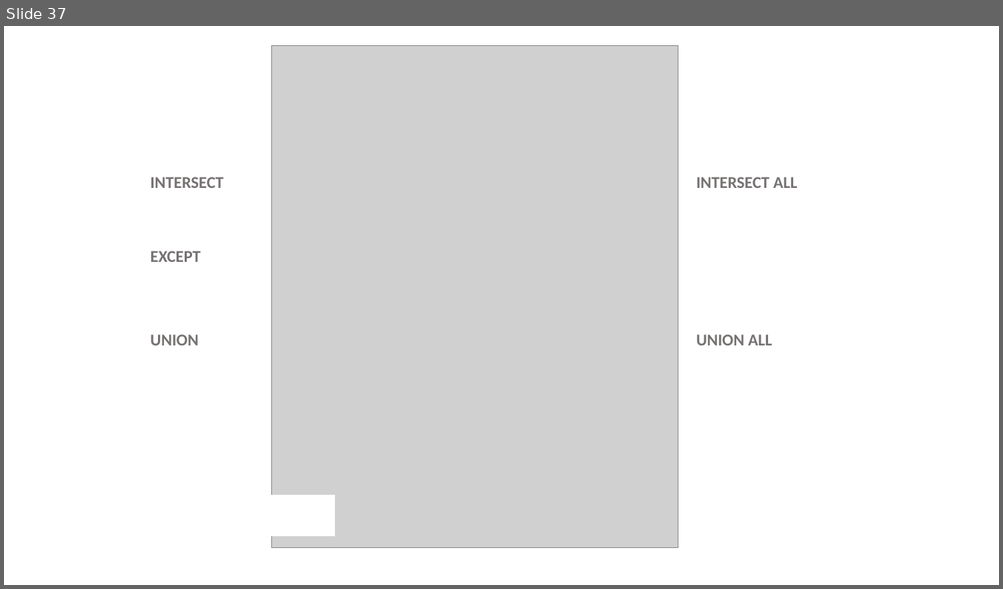
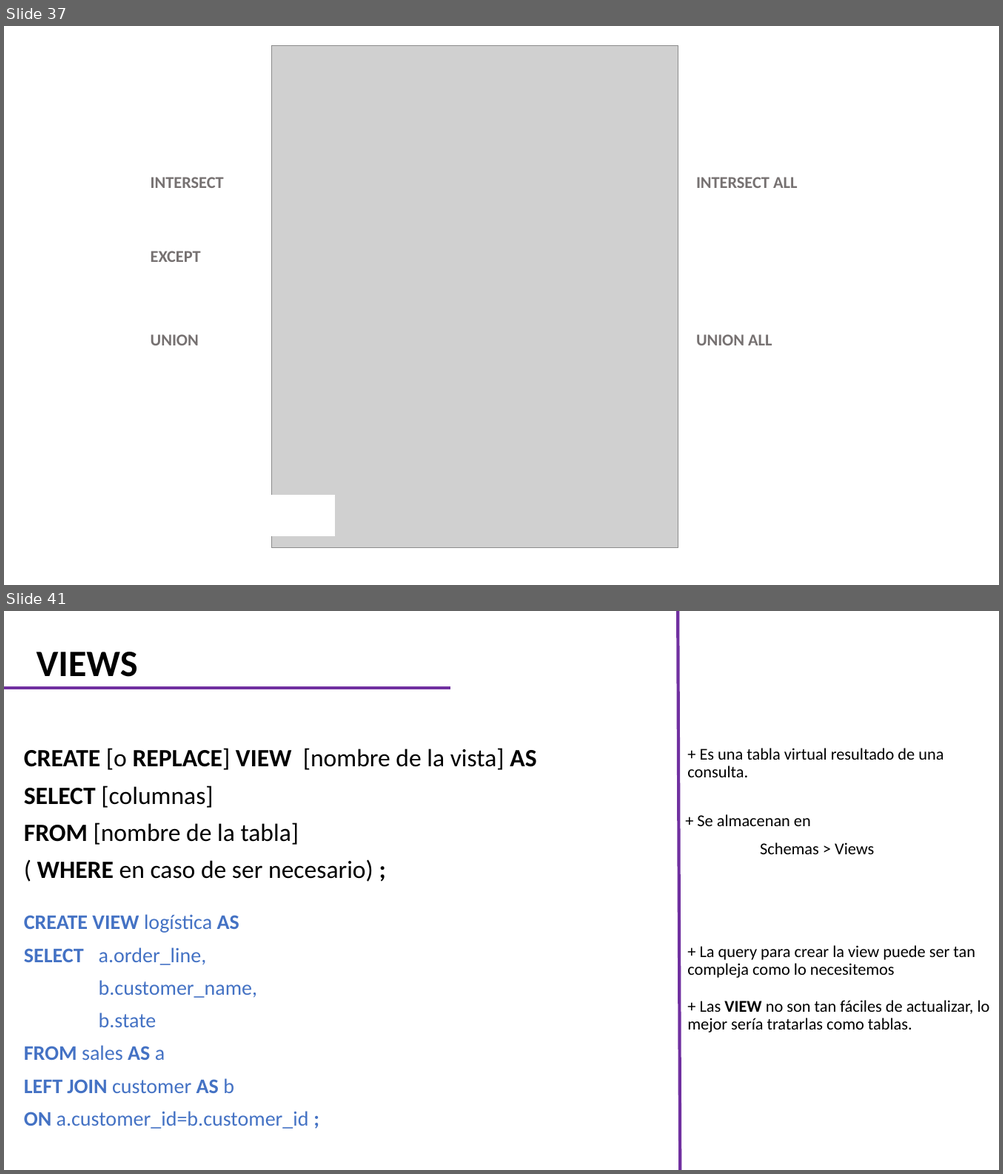
Before and after one commit to CarlosCamposs/Curso-AABD_SQL, a slide deck: Curso AABD-SQL (Notas).pptx. Shown one above the other, each under a label of ours: slide 37 before the commit, slides 37 and 41 after it; the slides between them are not shown. The pictures are 1003x589 and 1003x1174 pixels, drawn with LibreOffice and Linux fonts; fonts in the diff are those of the drawing; grey boxes stand for pictures. Boxes give left, top, right and bottom in pixels: in the first picture for what was removed or moved away, otherwise in the second. Text is boxed around its words. In the diff, an @@ line names an element or a change of style, - is before the commit and + after.

```diff
--- a/Curso AABD-SQL (Notas).pptx
+++ b/Curso AABD-SQL (Notas).pptx
@@ slide 41 added at (x1=4, y1=611, x2=999, y2=1170), background #FFFFFF @@
@@ line added from (680, 1170) to (677, 611), #7030A0 3 pt @@
@@ title added at (x1=37, y1=652, x2=138, y2=677), 36 pt, text #000000, bold @@
+VIEWS
@@ line added from (4, 689) to (450, 689), #7030A0 3 pt @@
@@ subtitle added at (x1=24, y1=748, x2=536, y2=882), 24 pt, text #000000 @@
+CREATE [o REPLACE] VIEW [nombre de la vista] AS
+SELECT [columnas]
+FROM [nombre de la tabla]
+( WHERE en caso de ser necesario) ;
@@ text added at (x1=687, y1=748, x2=943, y2=777), 16 pt, text #000000 @@
++ Es una tabla virtual resultado de una consulta.
@@ text added at (x1=697, y1=815, x2=874, y2=854), 16 pt, text #000000 @@
++ Se almacenan en
+Schemas > Views
@@ text added at (x1=24, y1=914, x2=309, y2=1129), 20 pt, text #4472C4 @@
+CREATE VIEW logística AS
+SELECT a.order_line,
+b.customer_name,
+b.state
+FROM sales AS a
+LEFT JOIN customer AS b
+ON a.customer_id=b.customer_id ;
@@ text added at (x1=687, y1=945, x2=975, y2=978), 16 pt, text #000000 @@
++ La query para crear la view puede ser tan compleja como lo necesitemos
@@ text added at (x1=687, y1=1000, x2=990, y2=1033), 16 pt, text #000000 @@
++ Las VIEW no son tan fáciles de actualizar, lo mejor sería tratarlas como tablas.
```
Also in this commit, not shown: 2 slides changed, 4 other slides added, 1 slide removed.
